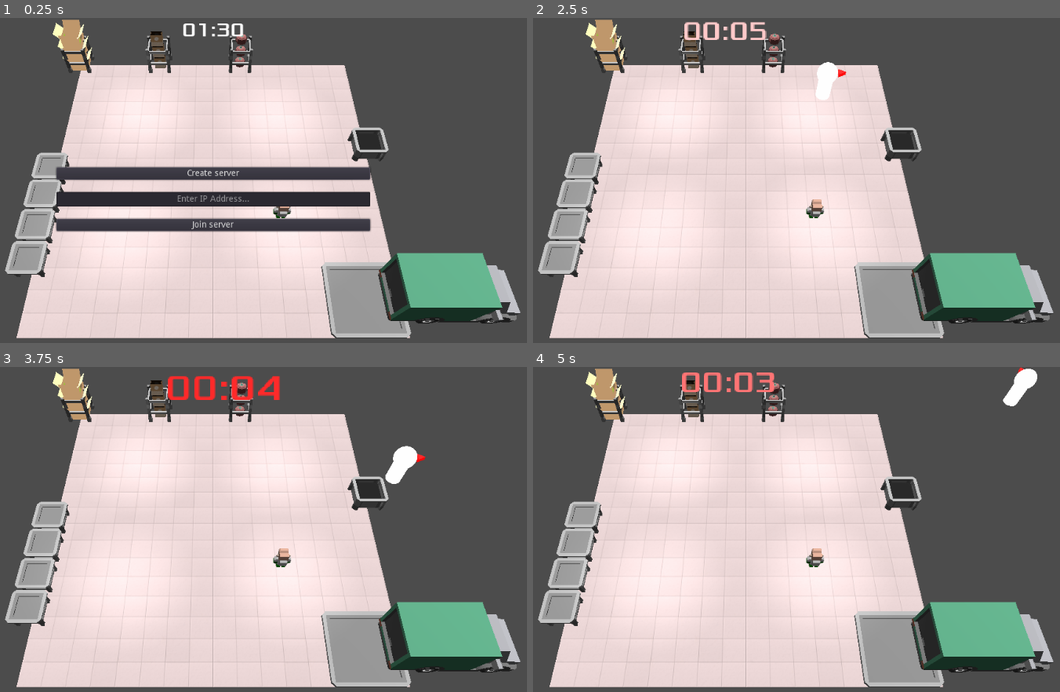
Above: before the commit, frames 1-4 (two rows, left to right).
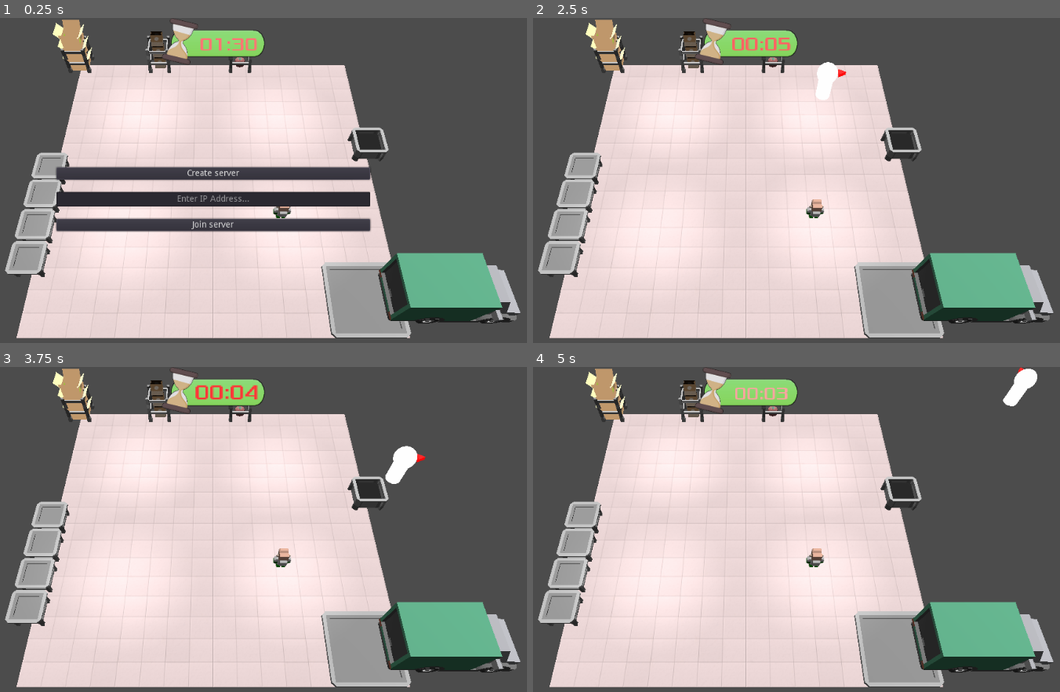
Above: after the commit, the same moments.

Repository: ogilliland/overcooked-warehouse-game
Game: Godot game, scene res://scenes/title_screen.tscn
The game is run twice, just before and just after one commit, with the same random seed, the same clock (stepped at 60 frames per second) and the same inputs.
Inputs (mouse positions are in pixels of both pictures, inside the frame that each line leads up to):
- Up to frame 1 (0.25 s): no input
- Up to frame 2 (2.5 s): click (743, 200) at 0.52 s; type "12" at 0.6 s; click "Create server" at 1.25 s; tap Enter at 2 s; hold D (move_right) from 2.03 s (still down); hold Space (interact) from 2.03 s (still down)
- Up to frame 3 (3.75 s): release D (move_right) at 2.78 s; release Space (interact) at 2.78 s; hold S (move_down) 2.78-3.53 s; tap Space (interact) at 2.85 s; hold D (move_right) from 3.53 s (still down); hold Space (interact) from 3.53 s (still down)
- Up to frame 4 (5 s): release D (move_right) at 4.28 s; release Space (interact) at 4.28 s; hold W (move_up) from 4.28 s (still down); tap Space (interact) at 4.35 s

The runs differ from the first frame. In frame 1, 1.6% of the frame differs, in the area x 30-51%, y 0-15%; in frame 2, 1.8%, in the area x 28-51%, y 0-15%; in frame 3, 1.7%; in frame 4, 1.8%.

Commit message:
Add timer background

Diff:
--- a/scenes/hud.tscn
+++ b/scenes/hud.tscn
@@ -4,4 +4,4 @@
 
 [node name="HUD" type="CanvasLayer"]
 
-[node name="RoundTimerLabel" parent="." instance=ExtResource( 1 )]
+[node name="Control" parent="." instance=ExtResource( 1 )]
--- a/scenes/round_timer.tscn
+++ b/scenes/round_timer.tscn
@@ -1,12 +1,13 @@
-[gd_scene load_steps=6 format=2]
+[gd_scene load_steps=7 format=2]
 
 [ext_resource path="res://scripts/round_timer.gd" type="Script" id=1]
+[ext_resource path="res://textures/hourglass_ui.png" type="Texture" id=2]
 
 [sub_resource type="DynamicFontData" id=1]
 font_path = "res://fonts/Xolonium-Regular.ttf"
 
 [sub_resource type="DynamicFont" id=2]
-size = 32
+size = 24
 font_data = SubResource( 1 )
 
 [sub_resource type="Animation" id=3]
@@ -19,7 +20,7 @@
 tracks/0/imported = false
 tracks/0/enabled = true
 tracks/0/keys = {
-"times": PoolRealArray( 0.1, 0.5, 0.9 ),
+"times": PoolRealArray( 0, 0.3, 0.9 ),
 "transitions": PoolRealArray( 1, 1, 1 ),
 "update": 0,
 "values": [ Color( 1, 1, 1, 1 ), Color( 1, 0, 0, 1 ), Color( 1, 1, 1, 1 ) ]
@@ -31,10 +32,10 @@
 tracks/1/imported = false
 tracks/1/enabled = true
 tracks/1/keys = {
-"times": PoolRealArray( 0, 0.5, 0.9 ),
+"times": PoolRealArray( 0, 0.3, 0.9 ),
 "transitions": PoolRealArray( 1, 1, 1 ),
 "update": 0,
-"values": [ Vector2( 1, 1 ), Vector2( 2, 2 ), Vector2( 1, 1 ) ]
+"values": [ Vector2( 1, 1 ), Vector2( 1.5, 1.5 ), Vector2( 1, 1 ) ]
 }
 tracks/2/type = "value"
 tracks/2/path = NodePath(".:rect_pivot_offset")
@@ -43,10 +44,10 @@
 tracks/2/imported = false
 tracks/2/enabled = true
 tracks/2/keys = {
-"times": PoolRealArray( 0, 0.5, 0.9 ),
+"times": PoolRealArray( 0, 0.3, 0.9 ),
 "transitions": PoolRealArray( 1, 1, 1 ),
 "update": 0,
-"values": [ Vector2( 230, 20 ), Vector2( 0, 0 ), Vector2( 230, 20 ) ]
+"values": [ Vector2( 0, 0 ), Vector2( 55, 22 ), Vector2( 0, 0 ) ]
 }
 
 [sub_resource type="Animation" id=4]
@@ -85,19 +86,32 @@
 "times": PoolRealArray( 0 ),
 "transitions": PoolRealArray( 1 ),
 "update": 0,
-"values": [ Vector2( 230, 20 ) ]
+"values": [ Vector2( 0, 0 ) ]
 }
 
 [node name="Control" type="CenterContainer"]
 anchor_right = 1.0
 margin_bottom = 39.0
 
-[node name="RoundTimerLabel" type="Label" parent="."]
-margin_left = 461.0
-margin_right = 563.0
+[node name="Background" type="NinePatchRect" parent="."]
+margin_left = 428.0
+margin_right = 596.0
+margin_bottom = 78.0
+texture = ExtResource( 2 )
+patch_margin_left = 120
+patch_margin_top = 43
+patch_margin_right = 48
+patch_margin_bottom = 35
+
+[node name="Node2D" type="Node2D" parent="."]
+position = Vector2( 481, 22 )
+
+[node name="RoundTimerLabel" type="Label" parent="Node2D"]
+margin_right = 102.0
 margin_bottom = 39.0
-rect_pivot_offset = Vector2( 230, 20 )
-custom_colors/font_color = Color( 1, 1, 1, 1 )
+rect_scale = Vector2( 1.27205, 1.27205 )
+rect_pivot_offset = Vector2( 29.926, 11.9704 )
+custom_colors/font_color = Color( 1, 0.45589, 0.45589, 1 )
 custom_fonts/font = SubResource( 2 )
 text = "01:30"
 align = 1
@@ -106,14 +120,10 @@
 total_round_time = "0:6"
 panic_seconds_left = 5
 
-[node name="RoundTimer" type="Timer" parent="RoundTimerLabel"]
+[node name="RoundTimer" type="Timer" parent="Node2D/RoundTimerLabel"]
 
-[node name="UrgencyTween" type="Tween" parent="RoundTimerLabel"]
-repeat = true
-playback/repeat = true
-
-[node name="AnimationPlayer" type="AnimationPlayer" parent="RoundTimerLabel"]
+[node name="AnimationPlayer" type="AnimationPlayer" parent="Node2D/RoundTimerLabel"]
 anims/blink = SubResource( 3 )
 anims/idle = SubResource( 4 )
 
-[connection signal="timeout" from="RoundTimerLabel/RoundTimer" to="RoundTimerLabel" method="_on_tick"]
+[connection signal="timeout" from="Node2D/RoundTimerLabel/RoundTimer" to="Node2D/RoundTimerLabel" method="_on_tick"]
--- a/scripts/title_screen.gd
+++ b/scripts/title_screen.gd
@@ -4,7 +4,7 @@
 onready var server_ip_input = $MainMenu/ServerIP
 onready var device_ip_label = $MainMenu/LocalIP
 onready var game = $ViewportContainer/Viewport/Game
-onready var round_timer = $ViewportContainer/HUD/RoundTimerLabel/RoundTimerLabel
+onready var round_timer = $ViewportContainer/HUD/Control/Node2D/RoundTimerLabel
 
 
 func _ready() -> void:
Binary file added: textures/hourglass_ui.png
Not shown, added: textures/hourglass_ui.png.import
